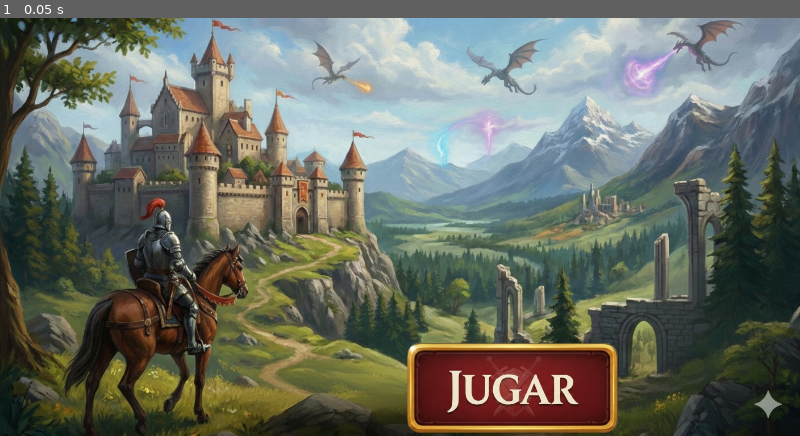
Above: before the commit, frame 1.
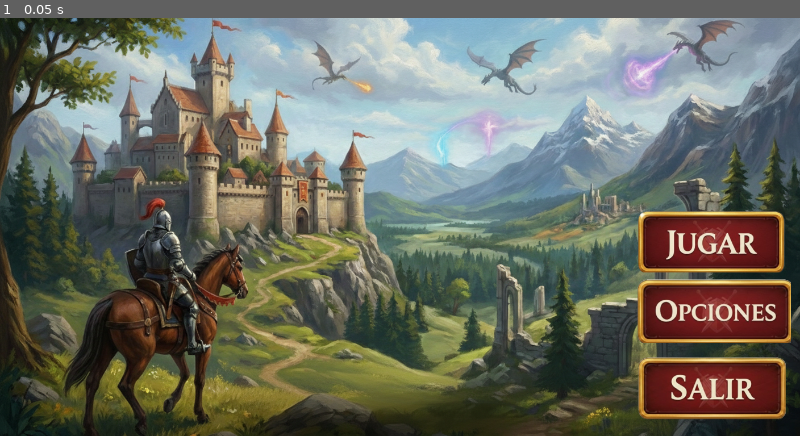
Above: after the commit, the same moment.

Repository: portuking/Videoxogo-Godot
Game: Godot game, scene res://menú_principal.tscn
The game is run twice, just before and just after one commit, with the same random seed, the same clock (stepped at 60 frames per second) and the same inputs.
Inputs:
- Up to frame 1 (0.05 s): no input

The runs differ from the first frame. In frame 1, 14% of the frame differs, in the area x 50-99%, y 46-100%.

Commit message:
Diseño da pantalla principal

Diff:
--- a/menú_principal.tscn
+++ b/menú_principal.tscn
@@ -1,10 +1,15 @@
 [gd_scene format=3 uid="uid://42o683qupb3u"]
 
 [ext_resource type="Texture2D" uid="uid://wcvojgwcvltu" path="res://pantalla-principal.png" id="1_ga2cg"]
-[ext_resource type="Texture2D" uid="uid://bwckx22mqqwou" path="res://boton-jugar.png" id="2_v0lul"]
-[ext_resource type="Texture2D" uid="uid://btiijg84rug0n" path="res://boton-jugar-pulsado.png" id="3_v0lul"]
-[ext_resource type="Texture2D" uid="uid://cijov611k5nu1" path="res://boton-opciones.png" id="4_yt5ow"]
-[ext_resource type="Texture2D" uid="uid://b7u14rfjxtbjg" path="res://boton-opciones-pulsado.png" id="5_2sy60"]
+[ext_resource type="Texture2D" uid="uid://583c8rio1ycr" path="res://boton-jugar.png" id="2_v0lul"]
+[ext_resource type="Texture2D" uid="uid://crm5g6o3etxvy" path="res://boton-jugar-pulsado.png" id="3_v0lul"]
+[ext_resource type="Texture2D" uid="uid://bla1iywv3edwa" path="res://boton-jugar-hover.png" id="4_tc1aa"]
+[ext_resource type="Texture2D" uid="uid://dy3j8c11efqfh" path="res://boton-opciones.png" id="4_yt5ow"]
+[ext_resource type="Texture2D" uid="uid://dyrlmbb3suoii" path="res://boton-opciones-pulsado.png" id="5_2sy60"]
+[ext_resource type="Texture2D" uid="uid://herherxuivcw" path="res://boton-salir.png" id="6_ov86a"]
+[ext_resource type="Texture2D" uid="uid://bvxtc202734on" path="res://boton-salir-presionado.png" id="7_eguvw"]
+[ext_resource type="Texture2D" uid="uid://dbjux6l1wio37" path="res://boton-opciones-hover.png" id="7_r6u4d"]
+[ext_resource type="Texture2D" uid="uid://dhtnmg0ww667y" path="res://boton-salir-hover.png" id="10_h5mcm"]
 
 [node name="Menú Principal" type="Control" unique_id=1175502426]
 custom_minimum_size = Vector2(1408, 736)
@@ -29,12 +34,14 @@
 [node name="Botones" type="VBoxContainer" parent="Fondo" unique_id=1447263909]
 layout_mode = 1
 anchors_preset = -1
-anchor_left = 0.72727275
-anchor_top = 0.5027174
-anchor_right = 0.50923294
+anchor_left = 0.797
+anchor_top = 0.468
+anchor_right = 0.996
+anchor_bottom = 0.992
+offset_top = -330.0
 offset_right = 691.0
-offset_bottom = 726.0
-theme_override_constants/separation = 7
+offset_bottom = 316.0
+theme_override_constants/separation = 12
 alignment = 1
 metadata/_edit_use_anchors_ = true
 
@@ -43,9 +50,17 @@
 size_flags_vertical = 8
 texture_normal = ExtResource("2_v0lul")
 texture_pressed = ExtResource("3_v0lul")
+texture_hover = ExtResource("4_tc1aa")
 
 [node name="Boton-Opciones" type="TextureButton" parent="Fondo/Botones" unique_id=1585981054]
 custom_minimum_size = Vector2(100, 100)
 layout_mode = 2
 texture_normal = ExtResource("4_yt5ow")
 texture_pressed = ExtResource("5_2sy60")
+texture_hover = ExtResource("7_r6u4d")
+
+[node name="Boton-Salir" type="TextureButton" parent="Fondo/Botones" unique_id=988930514]
+layout_mode = 2
+texture_normal = ExtResource("6_ov86a")
+texture_pressed = ExtResource("7_eguvw")
+texture_hover = ExtResource("10_h5mcm")
Binary file added: boton-jugar-hover.png
Binary file changed: boton-jugar-pulsado.png
Binary file changed: boton-jugar.png
Binary file added: boton-opciones-hover.png
Binary file changed: boton-opciones-pulsado.png
Binary file changed: boton-opciones.png
Binary file added: boton-salir-hover.png
Binary file added: boton-salir-presionado.png
Binary file added: boton-salir.png
